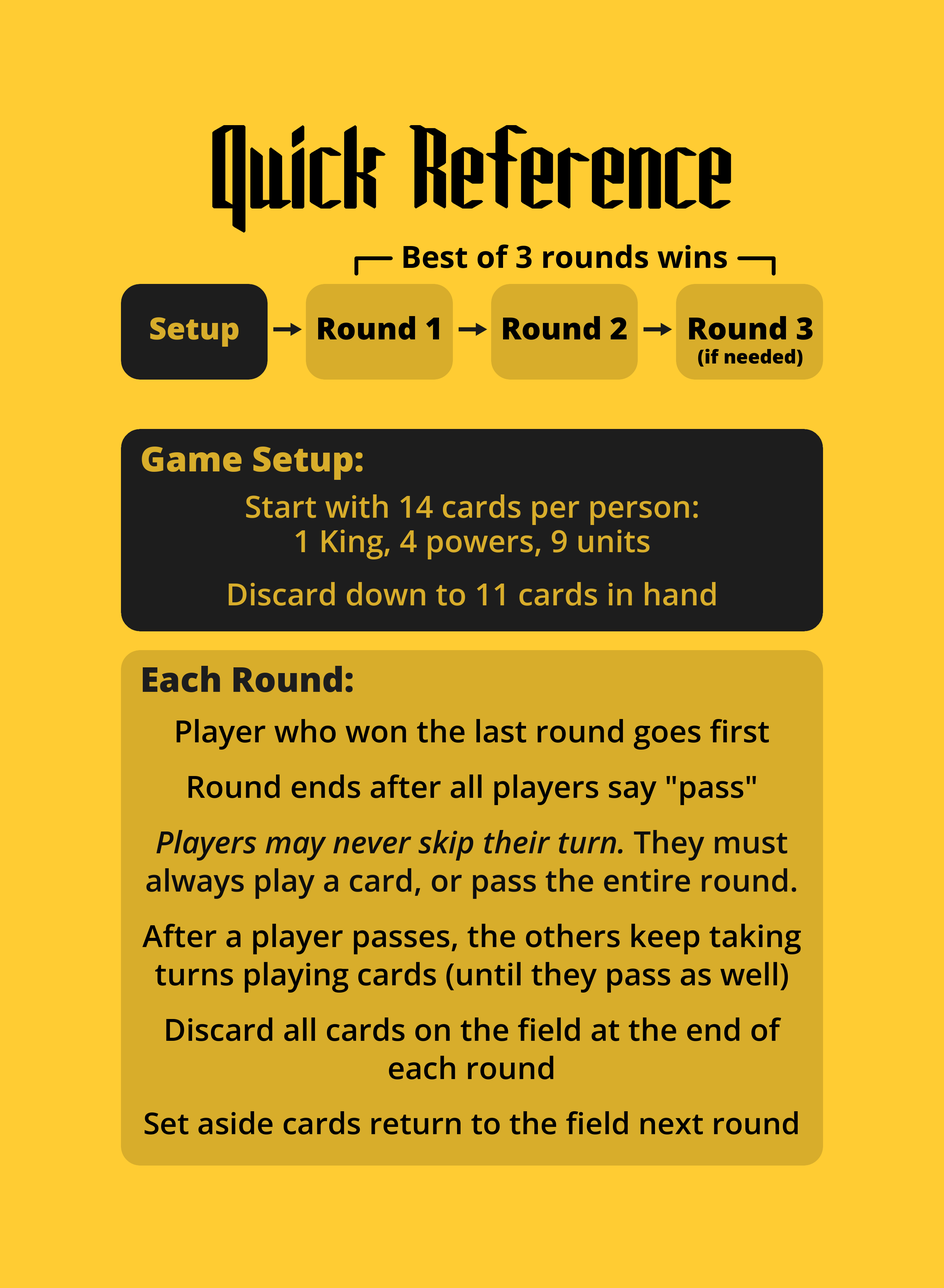
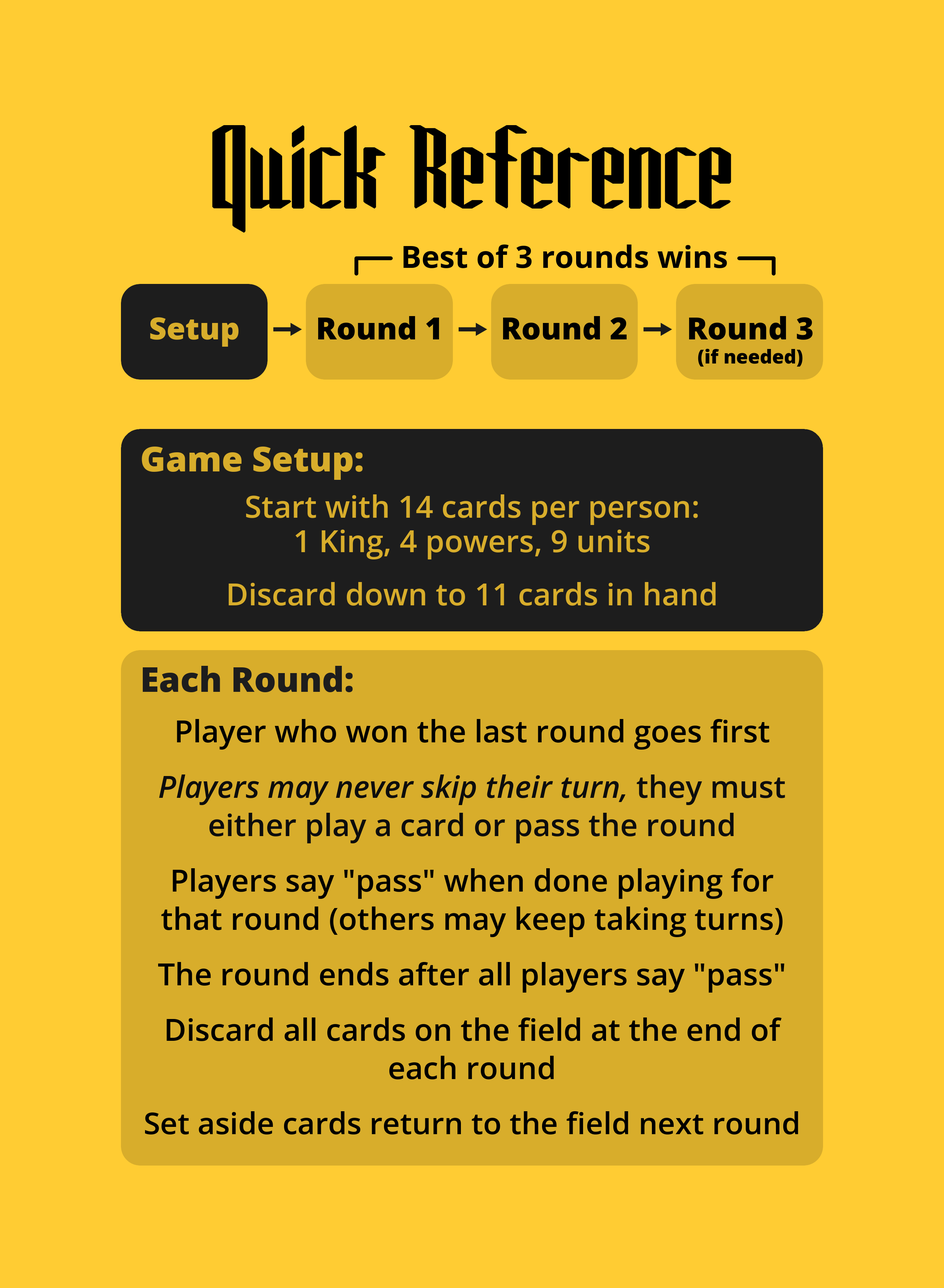
Layered file, before and after one edit (944px x 1288px). Changes by layer:
painted on "... #1" over [142, 719, 801, 1135]
